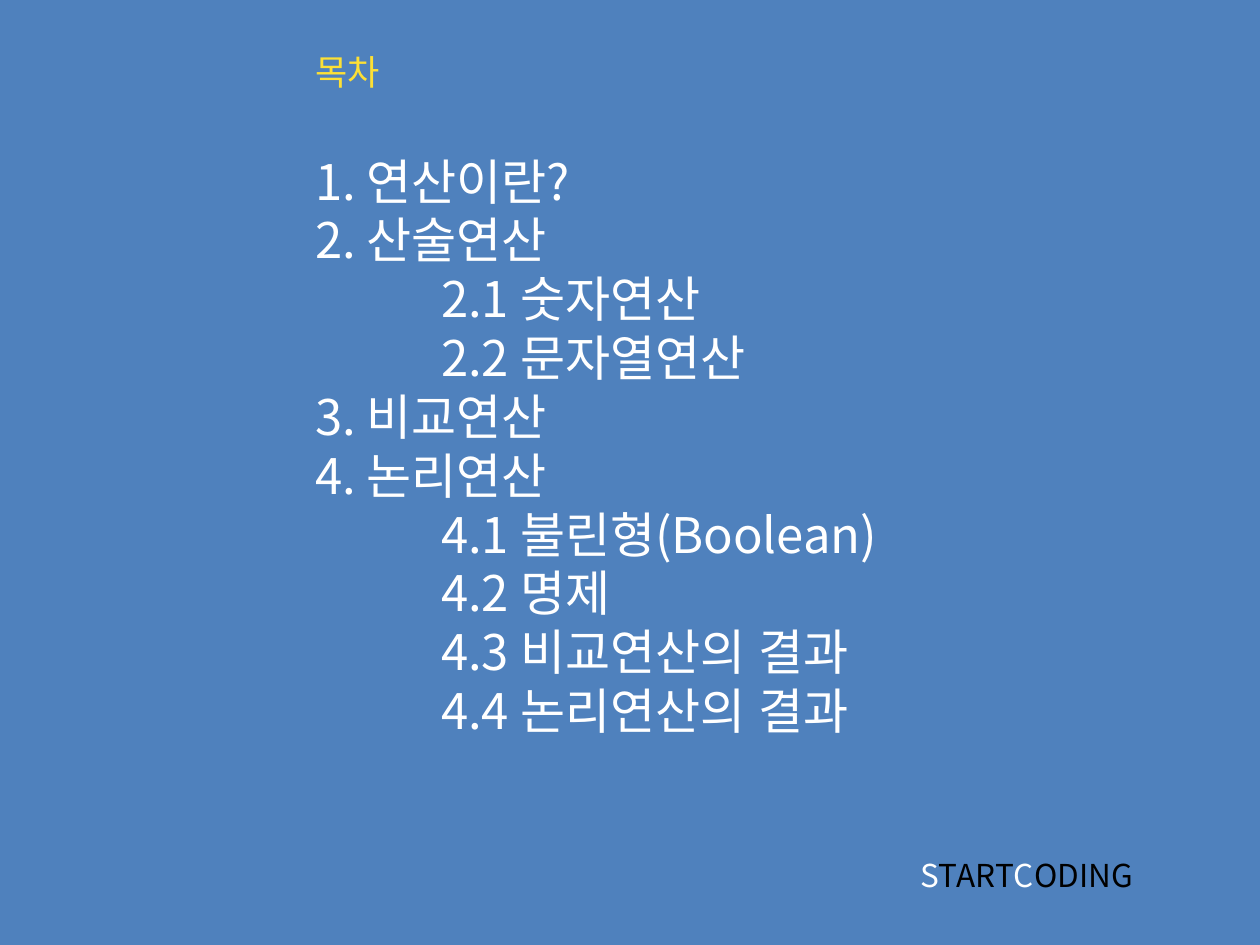
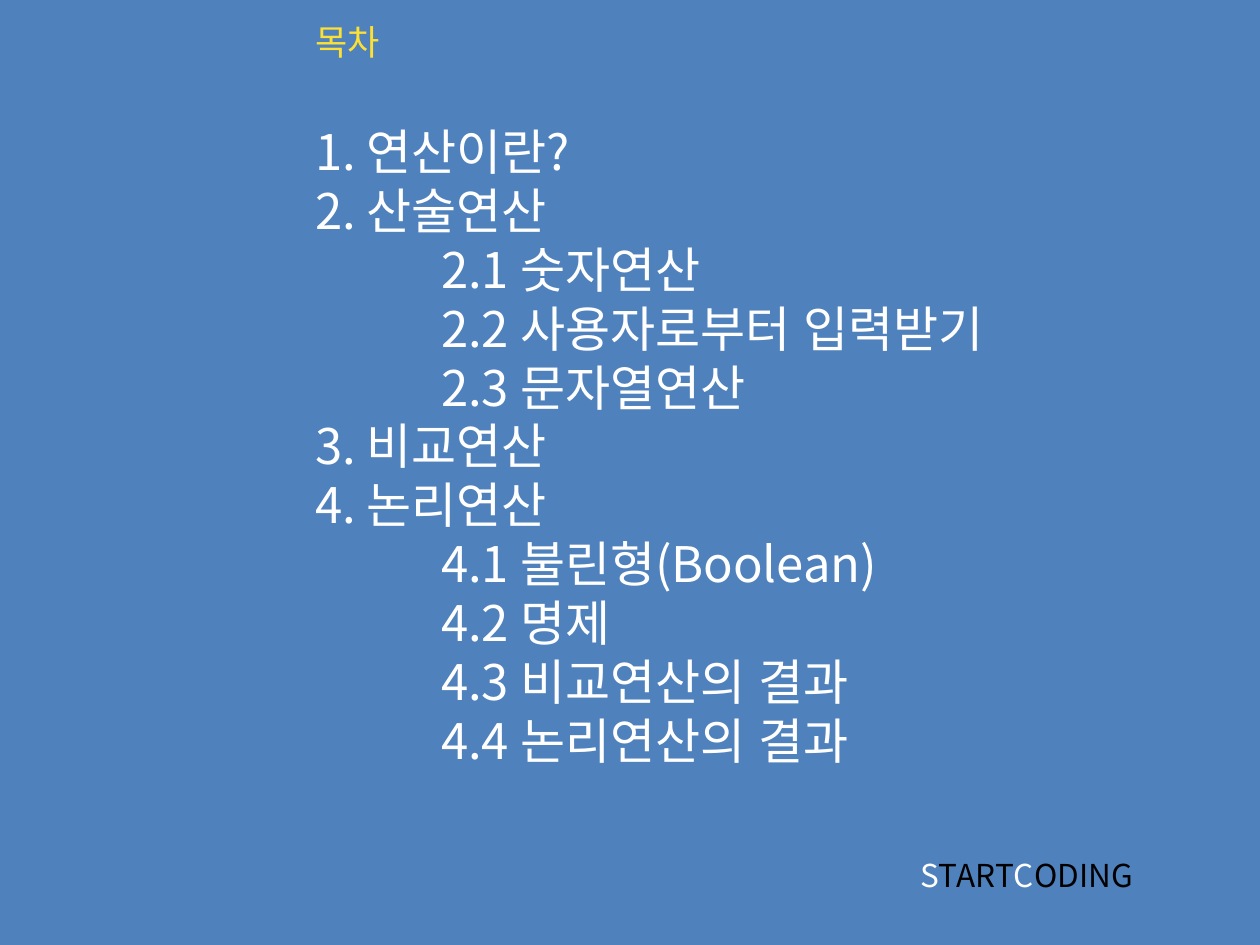
Before and after one commit to kwonkijun/python, a slide deck: slide 2 of 파이썬기초(PPT)/파이썬 기초 3강_연산과 연산자.pptx. Drawn at 1260x945 pixels with LibreOffice and Linux fonts; fonts in the diff are those of the drawing. Boxes give left, top, right and bottom in pixels: in the first picture for what was removed or moved away, otherwise in the second. Text is boxed around its words. In the diff, an @@ line names an element or a change of style, - is before the commit and + after.

```diff
--- a/파이썬기초(PPT)/파이썬 기초 3강_연산과 연산자.pptx
+++ b/파이썬기초(PPT)/파이썬 기초 3강_연산과 연산자.pptx
@@ title at [315, 188, 984, 763]: text changed @@
-목차
-1. 연산이란?
-2. 산술연산
-2.1 숫자연산
-2.2 문자열연산
-3. 비교연산
-4. 논리연산
-4.1 불린형(Boolean)
-4.2 명제
-4.3 비교연산의 결과
-4.4 논리연산의 결과
+목차
+1. 연산이란?
+2. 산술연산
+2.1 숫자연산
+2.2 사용자로부터 입력받기
+2.3 문자열연산
+3. 비교연산
+4. 논리연산
+4.1 불린형(Boolean)
+4.2 명제
+4.3 비교연산의 결과
+4.4 논리연산의 결과
```
Also in this commit, not shown: 4 other slides changed, 3 slides added, 12 other files.
